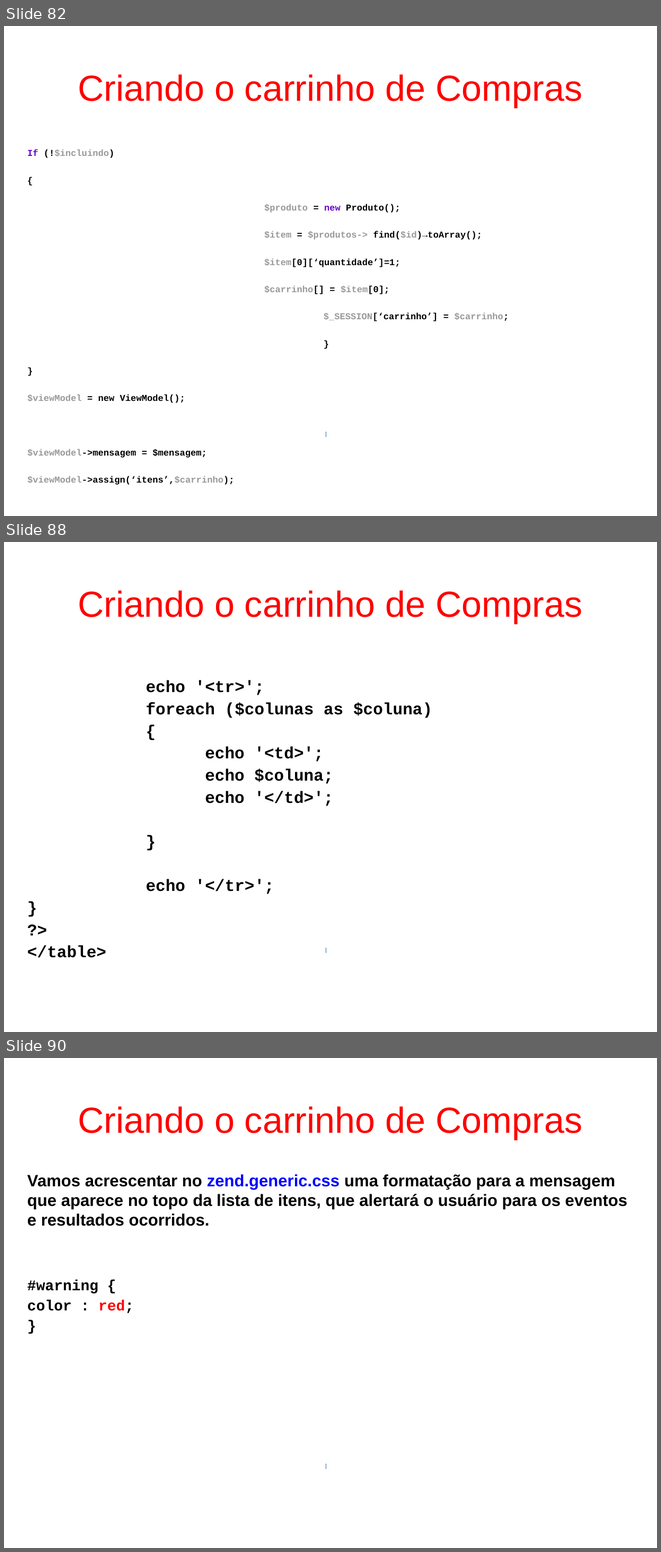
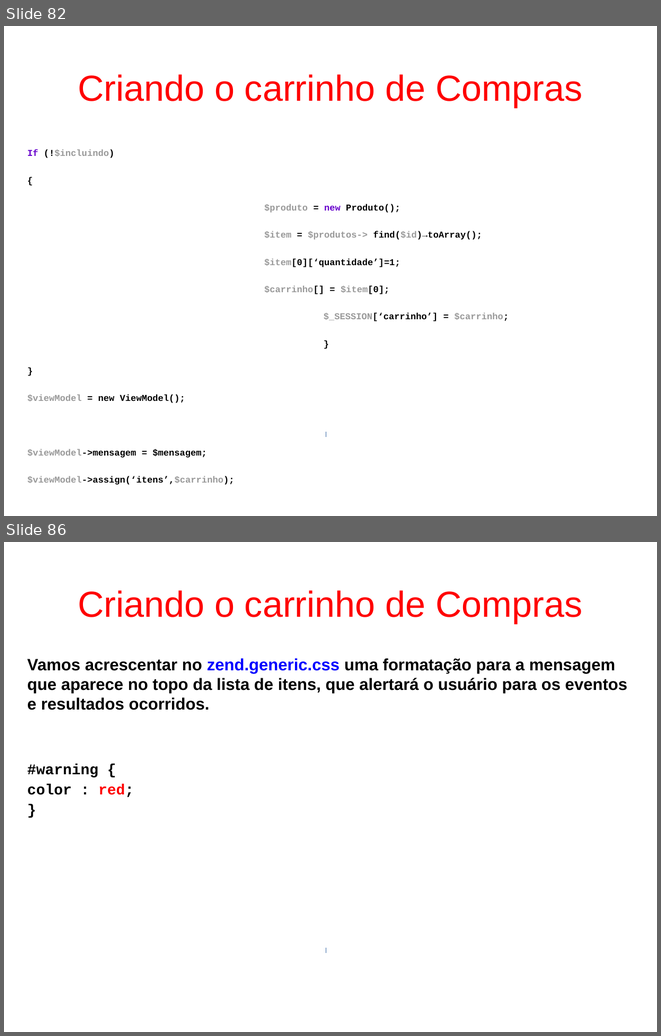
Before and after one commit to fgsl/lojasacme, a slide deck: docs/tutorial.odp. Shown one above the other, each under a label of ours: slides 82, 88 and 90 before the commit, slides 82 and 86 after it; the slides between them are not shown. The pictures are 661x1552 and 661x1036 pixels, drawn with LibreOffice and Linux fonts; fonts in the diff are those of the drawing. Boxes give left, top, right and bottom in pixels: in the first picture for what was removed or moved away, otherwise in the second. Text is boxed around its words. In the diff, an @@ line names an element or a change of style, - is before the commit and + after.

```diff
--- a/docs/tutorial.odp
+++ b/docs/tutorial.odp
@@ slide 88 removed at bbox=[4, 542, 657, 1032], background #FFFFFF @@
@@ title removed at bbox=[78, 590, 582, 623] @@
-Criando o carrinho de Compras
@@ text removed at bbox=[27, 680, 432, 958] @@
-echo '<tr>';
-foreach ($colunas as $coluna)
-{
-echo '<td>';
-echo $coluna;
-echo '</td>';
-}
-echo '</tr>';
-}
-?>
-</table>
@@ rectangle removed at bbox=[326, 948, 326, 953] @@
@@ what was slide 90 is now slide 86 @@
```
Also in this commit, not shown: 3 slides changed, 3 other slides removed, 3 other files.
